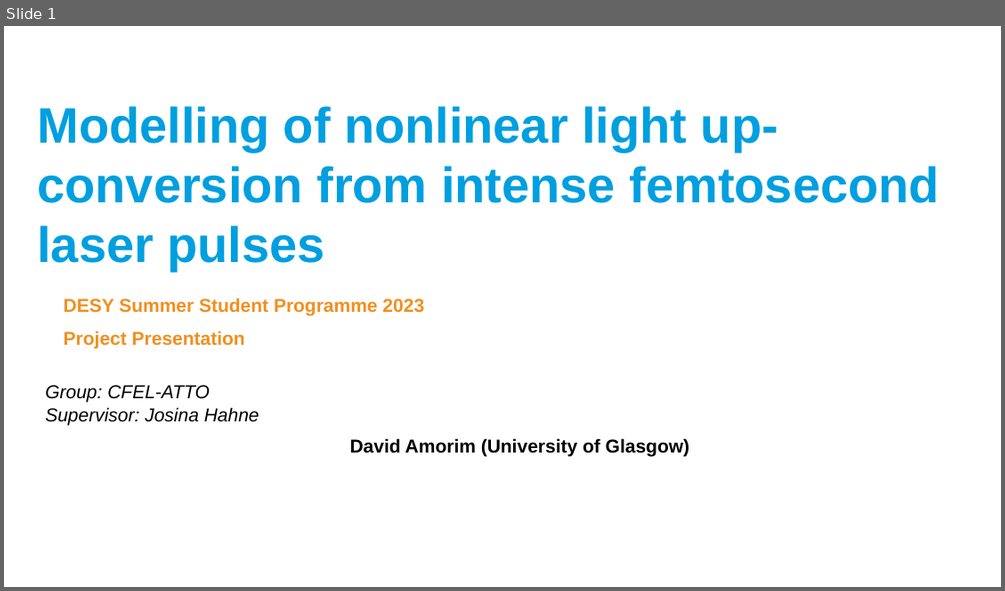
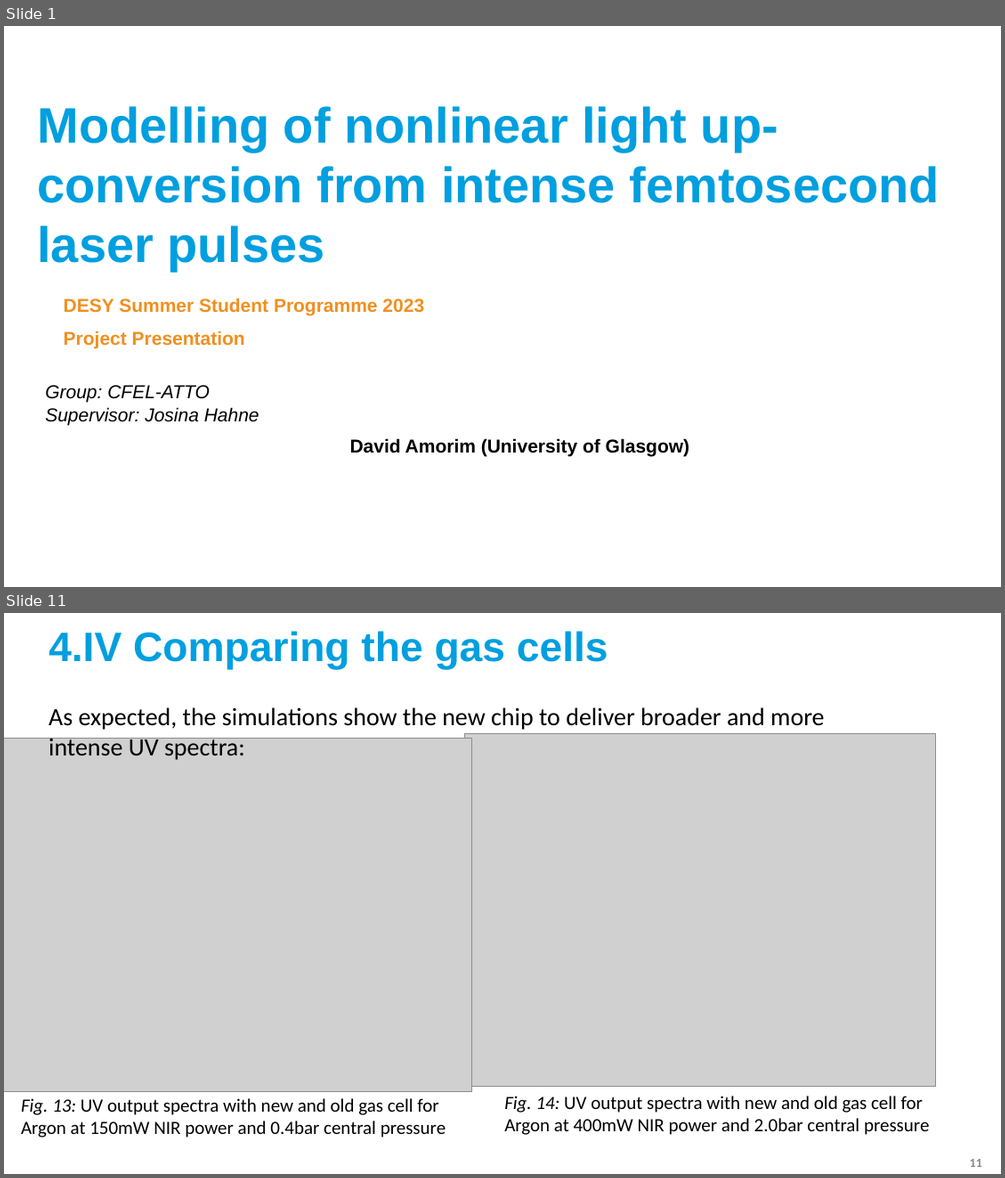
Before and after one commit to david-f-amorim/Simulating-THG-of-few-femtosecond-pulses-in-a-noble-gas-, a slide deck: presentations/DESY - Final Presentation (fixed).pptx. Shown one above the other, each under a label of ours: slide 1 before the commit, slides 1 and 11 after it; the slides between them are not shown. The pictures are 1005x591 and 1005x1178 pixels, drawn with LibreOffice and Linux fonts; fonts in the diff are those of the drawing; grey boxes stand for pictures; background and template pictures are left out. Boxes give left, top, right and bottom in pixels: in the first picture for what was removed or moved away, otherwise in the second. Text is boxed around its words. In the diff, an @@ line names an element or a change of style, - is before the commit and + after.

```diff
--- a/presentations/DESY - Final Presentation (fixed).pptx
+++ b/presentations/DESY - Final Presentation (fixed).pptx
@@ slide 11 added at <box>4,613,1001,1174</box>, background picture (left out) @@
@@ title added at <box>48,631,608,670</box>, 39.6 pt, text #009FDF, bold @@
+4.IV Comparing the gas cells
@@ text added at <box>48,707,824,760</box>, 24 pt, text #000000 @@
+As expected, the simulations show the new chip to deliver broader and more intense UV spectra:
@@ picture added at <box>4,738,472,1091</box> @@
@@ picture added at <box>465,733,936,1086</box> @@
@@ text added at <box>21,1098,445,1137</box>, 18 pt, text #000000 @@
+Fig. 13: UV output spectra with new and old gas cell for Argon at 150mW NIR power and 0.4bar central pressure
@@ text added at <box>504,1095,929,1135</box>, 18 pt, text #000000 @@
+Fig. 14: UV output spectra with new and old gas cell for Argon at 400mW NIR power and 2.0bar central pressure
@@ page number added at <box>970,1159,982,1167</box>, 12 pt, text #8C8C8C, bold @@
+11
```
Also in this commit, not shown: 10 slides changed, 1 other slide added, 4 slides removed, 8 other files.
